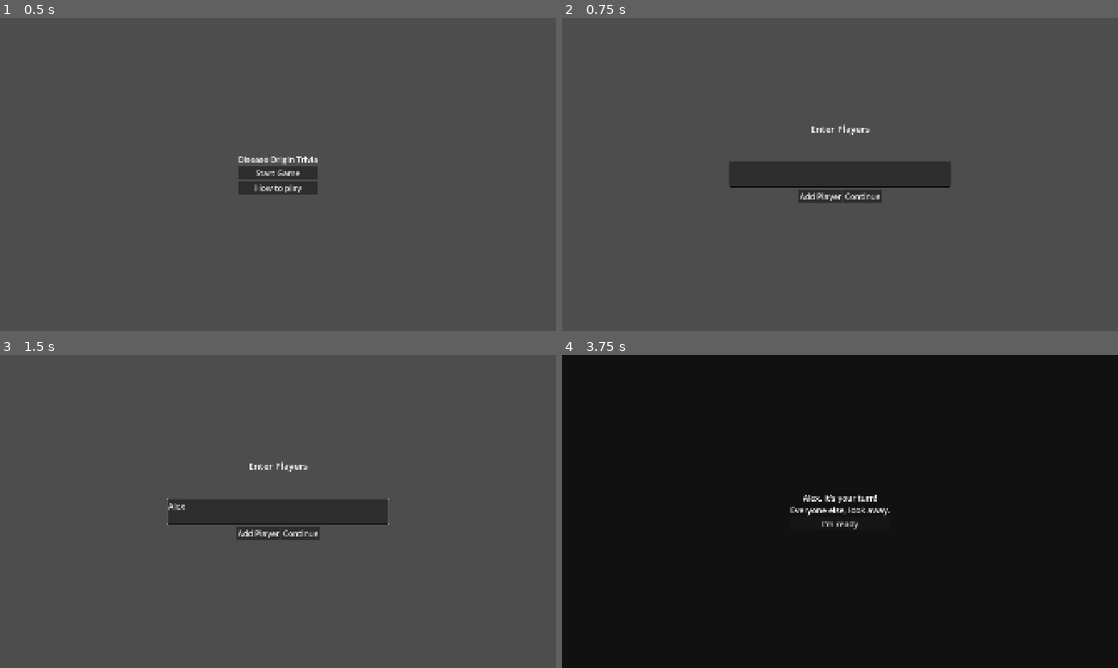
Above: before the commit, frames 1-4 (two rows, left to right).
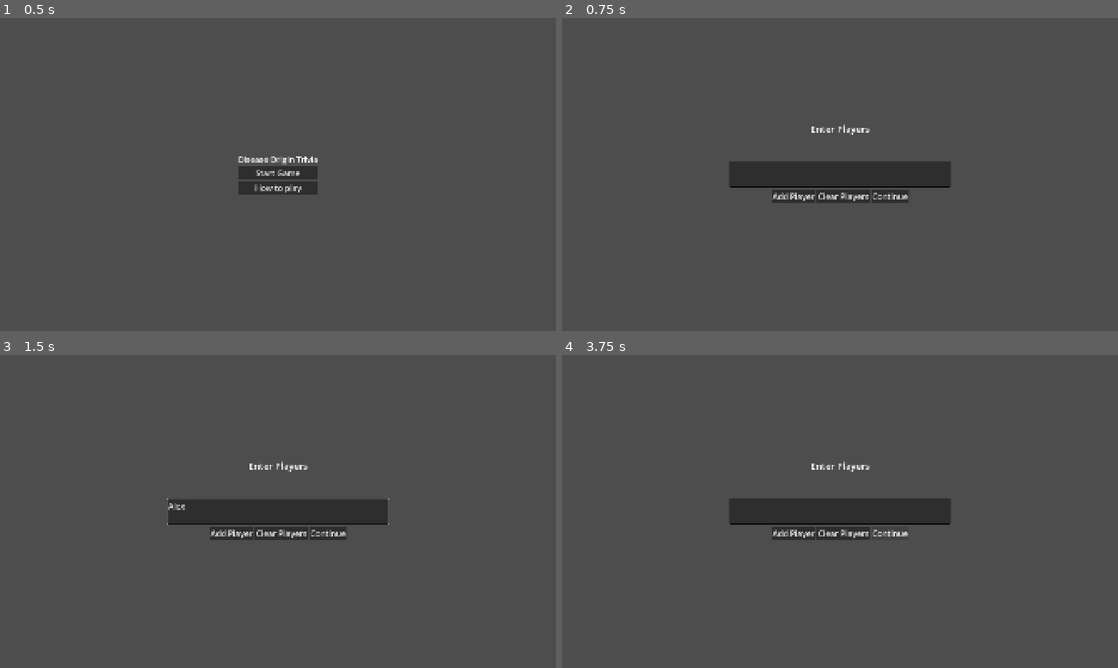
Above: after the commit, the same moments.

Repository: cisc-3667-fall-2026/Group-Project-2
Game: Godot game, scene res://scenes/MainMenu.tscn
Same seed, same stepped clock (60 frames per second), same inputs: the game is played once before the commit and once after it.
Inputs (mouse positions are in pixels of both pictures, inside the frame that each line leads up to):
- Up to frame 1 (0.5 s): no input
- Up to frame 2 (0.75 s): click "Start Game" at 0.5 s
- Up to frame 3 (1.5 s): click (278, 511) at 1.27 s; type "Alex" at 1.35 s
- Up to frame 4 (3.75 s): click "Add Player" at 2 s; click (845, 533) at 2.75 s, where only the run after the commit has a clickable "Clear Players"; click "Continue" at 3.5 s

Frame 1 is identical in both runs. In frame 2, 0.6% of the frame differs, in the area x 37-63%, y 54-60%; in frame 3, 0.6%; in frame 4, 99%, in the area x 0-100%, y 0-100%.

Commit message:
fix: prevent duplicate and empty names, prevent game from starting without at least 2 players

Diff:
--- a/scenes/Setup.tscn
+++ b/scenes/Setup.tscn
@@ -65,6 +65,10 @@
 layout_mode = 2
 text = "Add Player"
 
+[node name="ResetButton" type="Button" parent="Control/Buttons" unique_id=41441396]
+layout_mode = 2
+text = "Clear Players"
+
 [node name="ContinueButton" type="Button" parent="Control/Buttons" unique_id=2032187217]
 layout_mode = 2
 text = "Continue"
@@ -90,4 +94,5 @@
 
 [connection signal="text_set" from="Control/TextBox" to="Control" method="_on_text_box_text_set"]
 [connection signal="pressed" from="Control/Buttons/AddButton" to="Control" method="_on_add_button_pressed"]
+[connection signal="pressed" from="Control/Buttons/ResetButton" to="Control" method="_on_reset_button_pressed"]
 [connection signal="pressed" from="Control/Buttons/ContinueButton" to="Control" method="_on_continue_button_pressed"]
--- a/scripts/Node/setup.gd
+++ b/scripts/Node/setup.gd
@@ -11,8 +11,16 @@
 	continue_button = $/root/Setup/Control/Buttons/ContinueButton
 
 func _on_add_button_pressed() -> void:
+	# Prevent empty names or duplicate names from being added
+	if (text_box.text == ""): return
+	if (PlayerManager.has_player(text_box.text)): return
 	PlayerManager.register_player(text_box.text)
 	text_box.text = "" # Clear after button is pressed
 
 func _on_continue_button_pressed() -> void:
+	if (PlayerManager.get_players().size() <= 1): return
 	get_tree().change_scene_to_file("res://scenes/Game.tscn")
+
+
+func _on_reset_button_pressed() -> void:
+	PlayerManager.clear_players()
--- a/scripts/PlayerManager.gd
+++ b/scripts/PlayerManager.gd
@@ -23,6 +23,16 @@
 
 	player_select_changed.emit()
 
+func clear_players():
+	player_list = []
+	player_select_changed.emit()
+
+func has_player(name: String):
+	for n in range(player_list.size()):
+		if player_list[n].name == name: return true
+
+	return false
+
 func get_selected_player():
 	return player_list[list_index]
 
